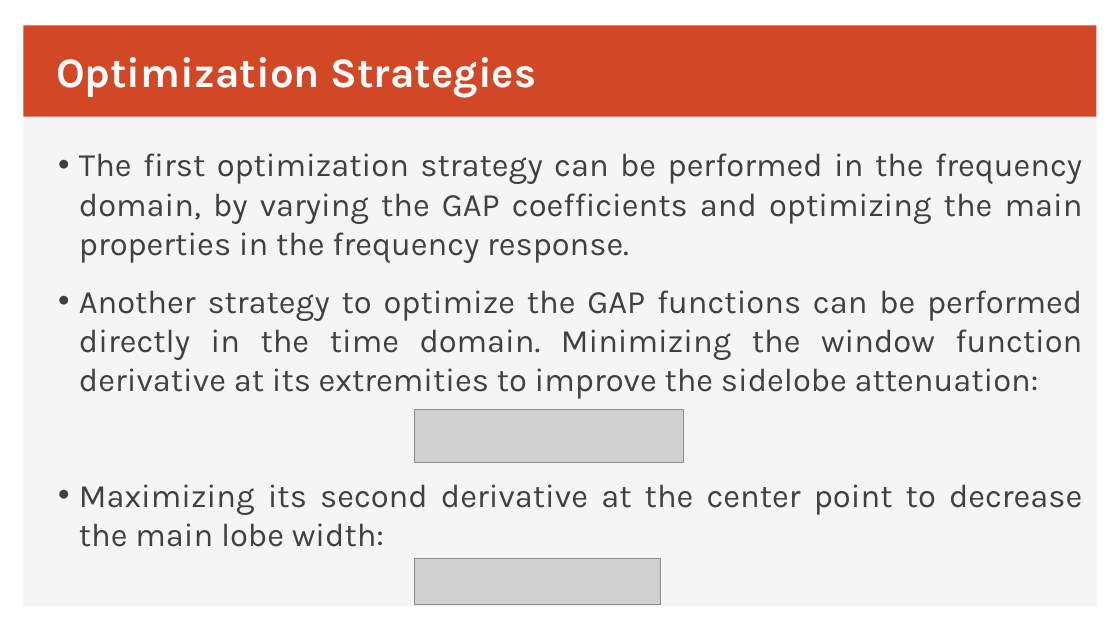
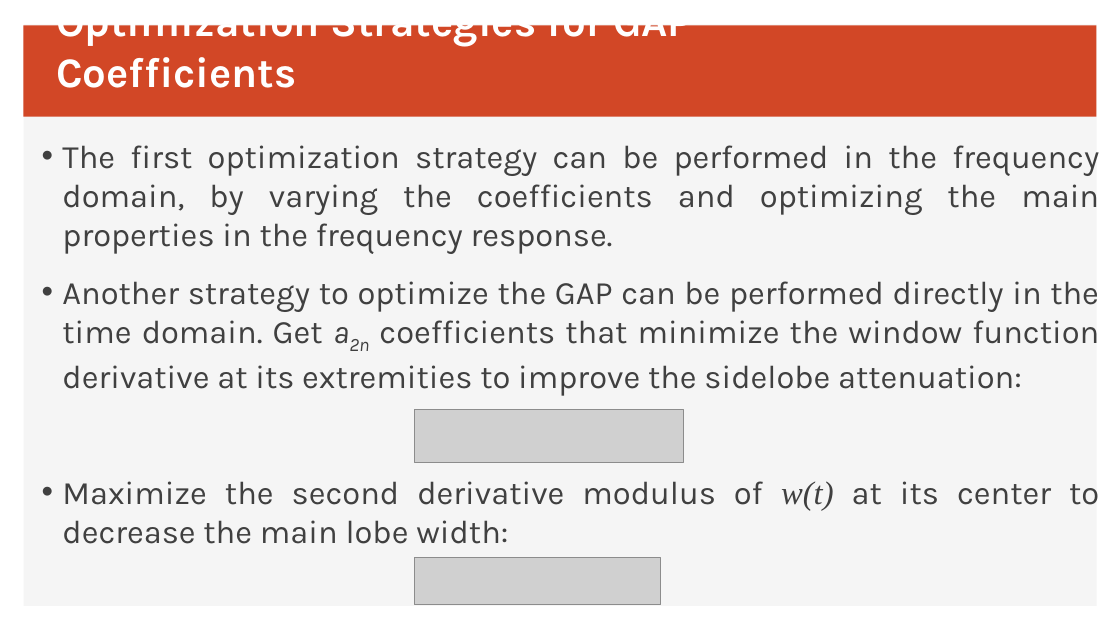
Before and after one commit to EmbDSP/GAP, a slide deck: slide 11 of GAP_Window.pptx. Drawn at 1120x630 pixels with LibreOffice and Linux fonts; fonts in the diff are those of the drawing; grey boxes stand for pictures. Boxes give left, top, right and bottom in pixels: in the first picture for what was removed or moved away, otherwise in the second. Text is boxed around its words. In the diff, an @@ line names an element or a change of style, - is before the commit and + after.

```diff
--- a/GAP_Window.pptx
+++ b/GAP_Window.pptx
@@ text at <box>56,25,692,88</box>: text changed @@
-Optimization Strategies
+Optimization Strategies for GAP Coefficients
@@ text at <box>62,145,1099,544</box>: text changed @@
-• The first optimization strategy can be performed in the frequency domain, by varying the GAP coefficients and optimizing the main properties in the frequency response.
-• Another strategy to optimize the GAP functions can be performed directly in the time domain. Minimizing the window function derivative at its extremities to improve the sidelobe attenuation:
-• Maximizing its second derivative at the center point to decrease the main lobe width:
+• The first optimization strategy can be performed in the frequency domain, by varying the coefficients and optimizing the main properties in the frequency response.
+• Another strategy to optimize the GAP can be performed directly in the time domain. Get a2n coefficients that minimize the window function derivative at its extremities to improve the sidelobe attenuation:
+• Maximize the second derivative modulus of w(t) at its center to decrease the main lobe width:
```
Also in this commit, not shown: 10 other slides changed, 1 other file.
